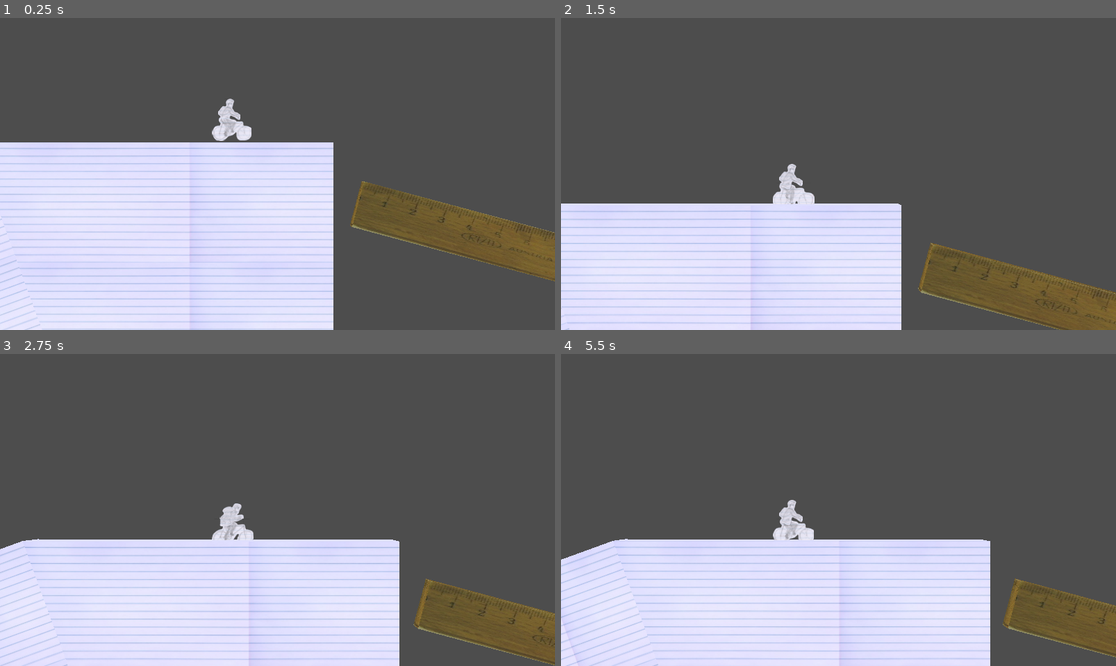
Above: before the commit, frames 1-4 (two rows, left to right).
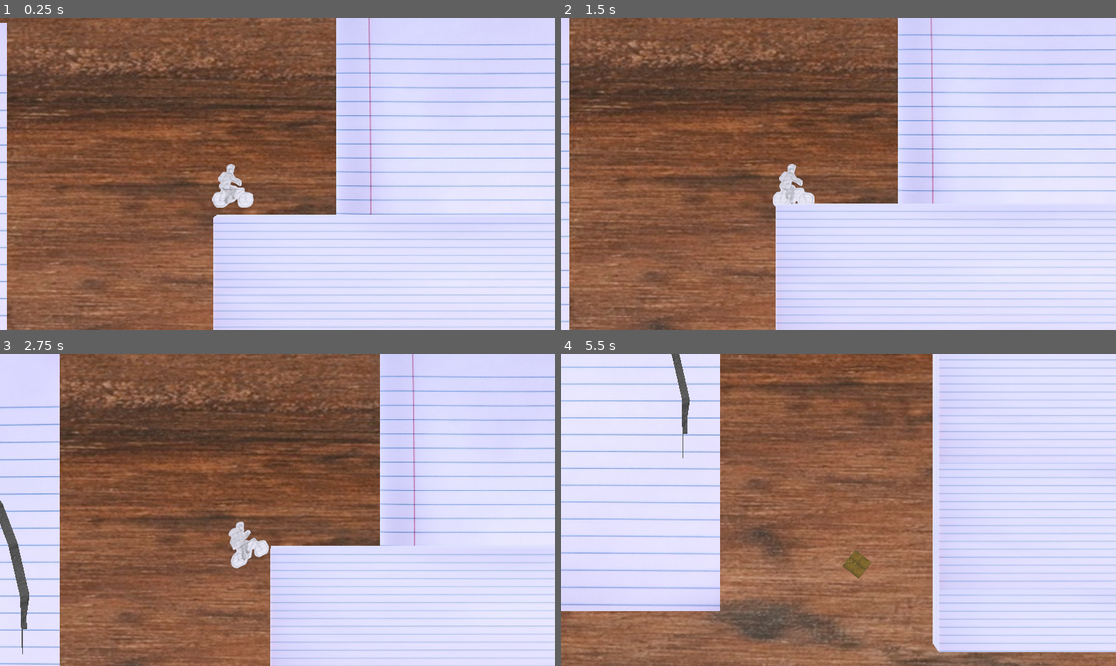
Above: after the commit, the same moments.

Repository: KyleSaki714/brackeysgamejam25-godotgame
Game: Godot game, scene res://World.tscn
Two runs of this game, one before a commit and one after it. Both use one fixed random seed, a clock stepped at 60 frames per second and the inputs below.
Inputs:
- Up to frame 1 (0.25 s): no input
- Up to frame 2 (1.5 s): hold Right (tilt right) 0.53-1.28 s; tap Space (jump) at 0.77 s; hold S (backward) from 1.28 s (still down)
- Up to frame 3 (2.75 s): tap Space (jump) at 1.52 s; release S (backward) at 2.03 s; hold Right (tilt right) from 2.03 s (still down)
- Up to frame 4 (5.5 s): release Right (tilt right) at 2.78 s; hold Up (forward) 2.78-3.53 s; tap Space (jump) at 3.02, 3.77, 4.52 s; hold Left (tilt left) 3.53-5.03 s; hold S (backward) from 5.03 s (still down)

The runs differ from the first frame. In frame 1, 92% of the frame differs, in the area x 0-100%, y 0-100%; in frame 2, 89%; in frame 3, 88%; in frame 4, 91%.

Commit message:
add bike respawn

Diff:
--- a/Bike.gd
+++ b/Bike.gd
@@ -109,14 +109,9 @@
 		if (deathPos.x > sp.get_global_position().x):
 			spawn = sp.get_global_position()
 
-	print(spawn)
-	set_global_position(spawn)
-
+	return spawn
 
 func death():
-	_lockBike = true
-	$Graphics.hide()
-
 	var dbinstance = death_body.instantiate()
 	get_tree().root.add_child(dbinstance)
 	dbinstance.global_position = global_position
@@ -125,9 +120,20 @@
 	get_tree().root.add_child(dbinstance2)
 	dbinstance2.global_position = global_position
 
+	_lockBike = true
+	$Graphics.hide()
+	linear_velocity = Vector3.ZERO
+	angular_velocity = Vector3.ZERO
+
 	_lastDeathPos = get_global_position()
-	determineRespawnPoint(_lastDeathPos)
+	var respawnPoint = determineRespawnPoint(_lastDeathPos)
 
+	await get_tree().create_timer(4.0).timeout
+
+	_lockBike = false
+	$Graphics.show()
+	set_global_position(respawnPoint)
+	rotation = Vector3.ZERO
 
 func checkCycleAnim(axisValue):
 	if _lockBike:
--- a/Bike.tscn
+++ b/Bike.tscn
@@ -156,6 +156,9 @@
 transform = Transform3D(1, 0, 0, 0, 1, 0, 0, 0, 1, 0.0827637, 2.69061, 0)
 shape = SubResource("BoxShape3D_6jn7f")
 
+[node name="Timer" type="Timer" parent="."]
+wait_time = 4.0
+
 [connection signal="area_entered" from="AreaManager" to="." method="_on_area_manager_area_entered_trigger"]
 [connection signal="area_entered" from="AreaManager" to="." method="_on_area_manager_area_entered"]
 [connection signal="area_exited" from="AreaManager" to="." method="_on_area_manager_area_exited_trigger"]
--- a/World.tscn
+++ b/World.tscn
@@ -38,16 +38,13 @@
 environment = SubResource("Environment_3mh0e")
 
 [node name="Bike" parent="." node_paths=PackedStringArray("_spawnpoints") instance=ExtResource("2_pbg5e")]
-transform = Transform3D(1, 0, 0, 0, 1, 0, 0, 0, 1, 1605.96, 127.906, 0)
+transform = Transform3D(1, 0, 0, 0, 1, 0, 0, 0, 1, 270.474, 242.899, 0)
 _spawnpoints = NodePath("../SpawnPoints")
 
 [node name="GameCamera" parent="." node_paths=PackedStringArray("_follow_target", "_look_target") instance=ExtResource("3_lk8vx")]
-transform = Transform3D(1, 0, 0, 0, 1, 0, 0, 0, 1, 1614.31, 109.751, 49.7549)
+transform = Transform3D(1, 0, 0, 0, 1, 0, 0, 0, 1, 278.823, 236.924, 49.7549)
 _follow_target = NodePath("../Bike/CamFollowTarget")
 _look_target = NodePath("../Bike/CamLookTarget")
-
-[node name="DeathTrigger" parent="." instance=ExtResource("3_kvqua")]
-transform = Transform3D(1, 0, 0, 0, 1, 0, 0, 0, 1, 1688.93, 128.78, 0)
 
 [node name="GameManager" type="Node3D" parent="."]
 script = ExtResource("4_4my16")
@@ -107,7 +104,7 @@
 [node name="SpawnPoints" type="Node3D" parent="."]
 
 [node name="spawnpoint1" type="Node3D" parent="SpawnPoints"]
-transform = Transform3D(1, 0, 0, 0, 1, 0, 0, 0, 1, 9.21914, 329.196, 0)
+transform = Transform3D(1, 0, 0, 0, 1, 0, 0, 0, 1, 9.21914, 330.362, 0)
 
 [node name="spawnpoint2" type="Node3D" parent="SpawnPoints"]
 transform = Transform3D(1, 0, 0, 0, 1, 0, 0, 0, 1, 420.676, 241.599, 0)
@@ -133,4 +130,27 @@
 [node name="spawnpoint9" type="Node3D" parent="SpawnPoints"]
 transform = Transform3D(1, 0, 0, 0, 1, 0, 0, 0, 1, 2554.32, -137.108, 0)
 
+[node name="DeathTriggers" type="Node3D" parent="."]
+
+[node name="DeathTrigger" parent="DeathTriggers" instance=ExtResource("3_kvqua")]
+transform = Transform3D(1, 0, 0, 0, 1, 0, 0, 0, 1, -116.21, 188.176, 0)
+
+[node name="DeathTrigger2" parent="DeathTriggers" instance=ExtResource("3_kvqua")]
+transform = Transform3D(1, 0, 0, 0, 1, 0, 0, 0, 1, 249.312, 202.302, 0)
+
+[node name="DeathTrigger3" parent="DeathTriggers" instance=ExtResource("3_kvqua")]
+transform = Transform3D(1, 0, 0, 0, 1, 0, 0, 0, 1, 733.361, 195.069, 0)
+
+[node name="DeathTrigger4" parent="DeathTriggers" instance=ExtResource("3_kvqua")]
+transform = Transform3D(1, 0, 0, 0, 1, 0, 0, 0, 1, 1113.67, 170.333, 0)
+
+[node name="DeathTrigger5" parent="DeathTriggers" instance=ExtResource("3_kvqua")]
+transform = Transform3D(1, 0, 0, 0, 1, 0, 0, 0, 1, 1632.64, -10.8341, 0)
+
+[node name="DeathTrigger6" parent="DeathTriggers" instance=ExtResource("3_kvqua")]
+transform = Transform3D(1, 0, 0, 0, 1, 0, 0, 0, 1, 1828.53, -76.2669, 0)
+
+[node name="DeathTrigger7" parent="DeathTriggers" instance=ExtResource("3_kvqua")]
+transform = Transform3D(1, 0, 0, 0, 1, 0, 0, 0, 1, 2631.76, -260.159, 0)
+
 [editable path="Bike"]
